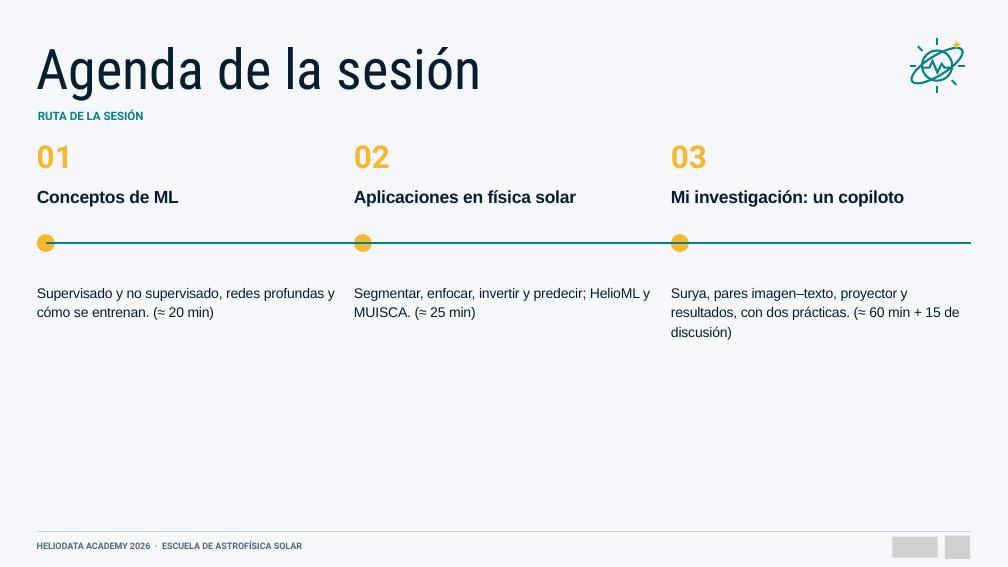
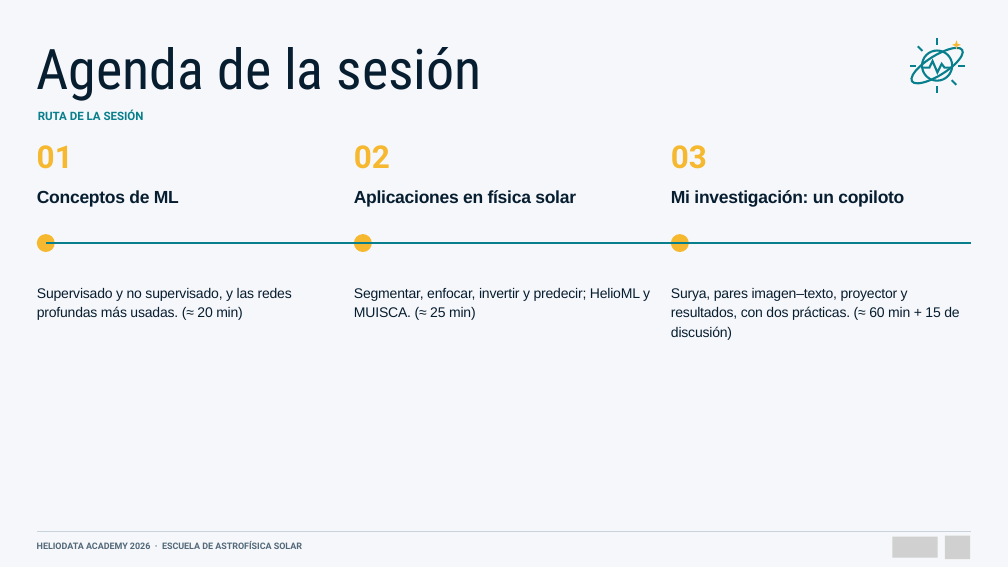
Before and after one commit to Group-of-Solar-Astrophysics/Escuela-Astrofisica-Solar-2026, a slide deck: slide 2 of 01_Material_por_expositor/Juan_Esteban_Agudelo_Ortiz/01_Presentacion/Machine_Learning_aplicado_al_Sol_Escuela_2026.pptx. Drawn at 1008x567 pixels with LibreOffice and Linux fonts; fonts in the diff are those of the drawing; grey boxes stand for pictures. Boxes give left, top, right and bottom in pixels: in the first picture for what was removed or moved away, otherwise in the second. Text is boxed around its words. In the diff, an @@ line names an element or a change of style, - is before the commit and + after.

```diff
--- a/01_Material_por_expositor/Juan_Esteban_Agudelo_Ortiz/01_Presentacion/Machine_Learning_aplicado_al_Sol_Escuela_2026.pptx
+++ b/01_Material_por_expositor/Juan_Esteban_Agudelo_Ortiz/01_Presentacion/Machine_Learning_aplicado_al_Sol_Escuela_2026.pptx
@@ text at (37,288,292,320): text changed @@
-Supervisado y no supervisado, redes profundas y cómo se entrenan. (≈ 20 min)
+Supervisado y no supervisado, y las redes profundas más usadas. (≈ 20 min)
```
Also in this commit, not shown: 2 other slides changed, 1 other file.
